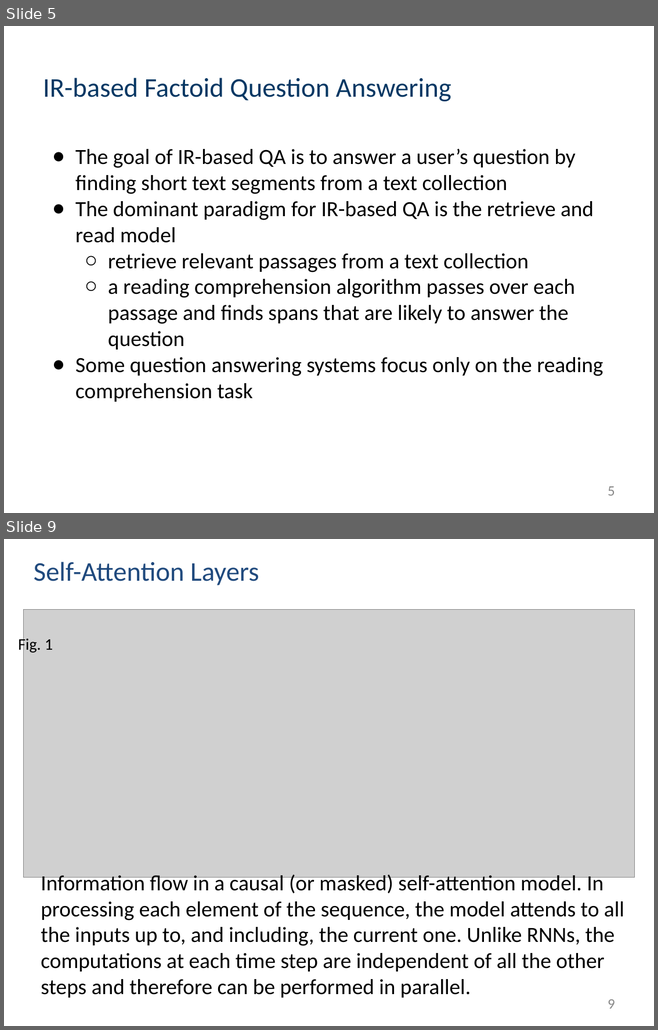
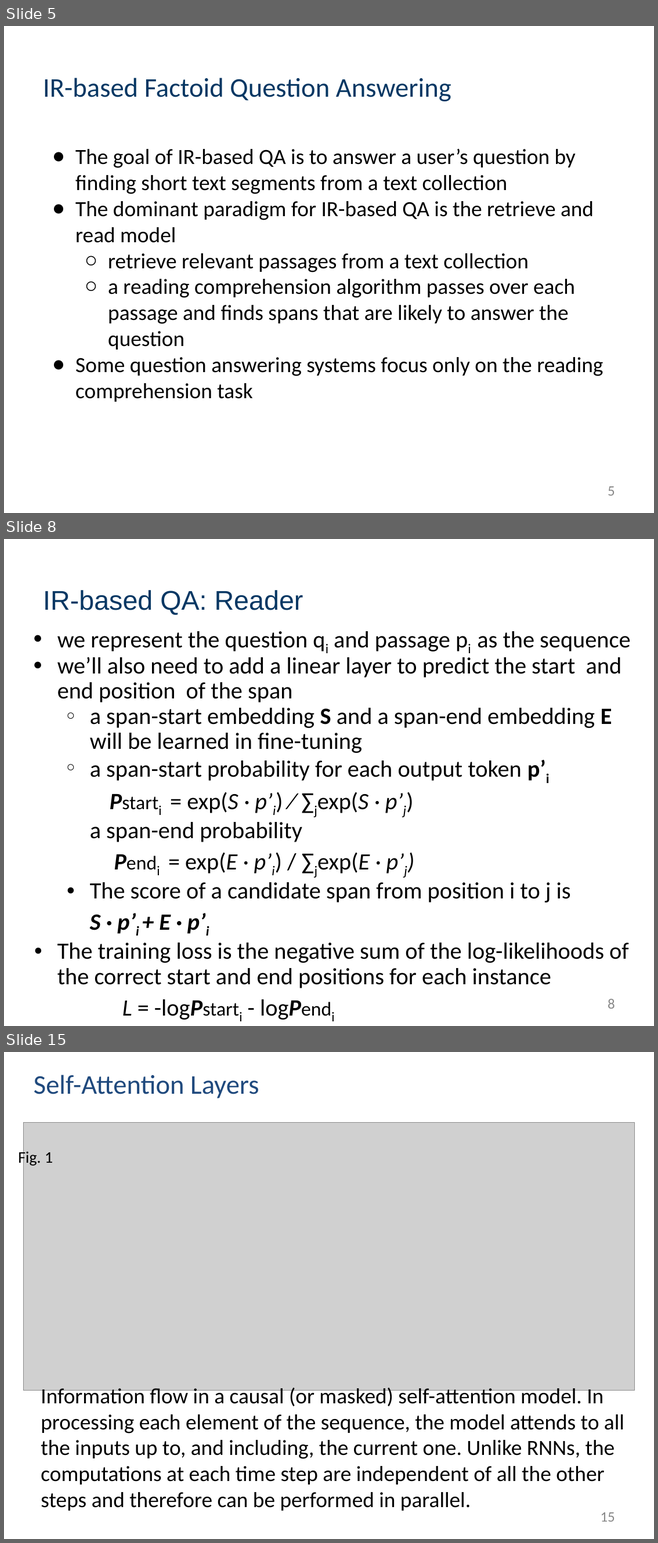
Before and after one commit to muyun/dev.nllp, a slide deck: docs/question-answering-draft.pptx. Shown one above the other, each under a label of ours: slides 5 and 9 before the commit, slides 5, 8 and 15 after it; the slides between them are not shown. The pictures are 658x1030 and 658x1543 pixels, drawn with LibreOffice and Linux fonts; fonts in the diff are those of the drawing; grey boxes stand for pictures. Boxes give left, top, right and bottom in pixels: in the first picture for what was removed or moved away, otherwise in the second. Text is boxed around its words. In the diff, an @@ line names an element or a change of style, - is before the commit and + after.

```diff
--- a/docs/question-answering-draft.pptx
+++ b/docs/question-answering-draft.pptx
@@ slide 8 added at box(4, 539, 654, 1026), background #FFFFFF @@
@@ title added at box(43, 590, 303, 615), 30 pt, text #073763 @@
+IR-based QA: Reader
@@ text added at box(57, 631, 630, 1016), 25.9 pt, text #000000 @@
+● we represent the question qi and passage pi as the sequence
+● we’ll also need to add a linear layer to predict the start and end position of the span
+  ○ a span-start embedding S and a span-end embedding E will be learned in fine-tuning
+  ○ a span-start probability for each output token p’i
+Pstarti = exp(S · p’i) ∕ ∑jexp(S · p’j)
+a span-end probability
+Pendi = exp(E · p’i) / ∑jexp(E · p’j)
+● The score of a candidate span from position i to j is
+S · p’i + E · p’i
+● The training loss is the negative sum of the log-likelihoods of the correct start and end positions for each instance
+L = -logPstarti - logPendi
@@ page number added at box(607, 999, 615, 1009), 16 pt, text #888888 @@
+8
@@ what was slide 9 is now slide 15 @@
@@ page number at box(600, 1513, 615, 1522): text changed @@
-9
+15
```
Also in this commit, not shown: 2 slides changed, 6 other slides added, 1 slide removed, 5 other files.
